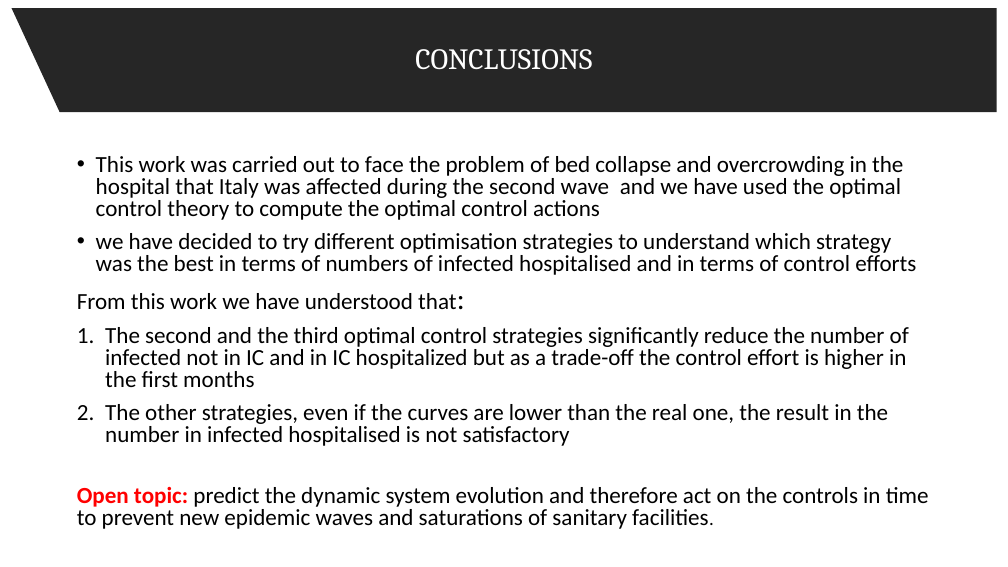
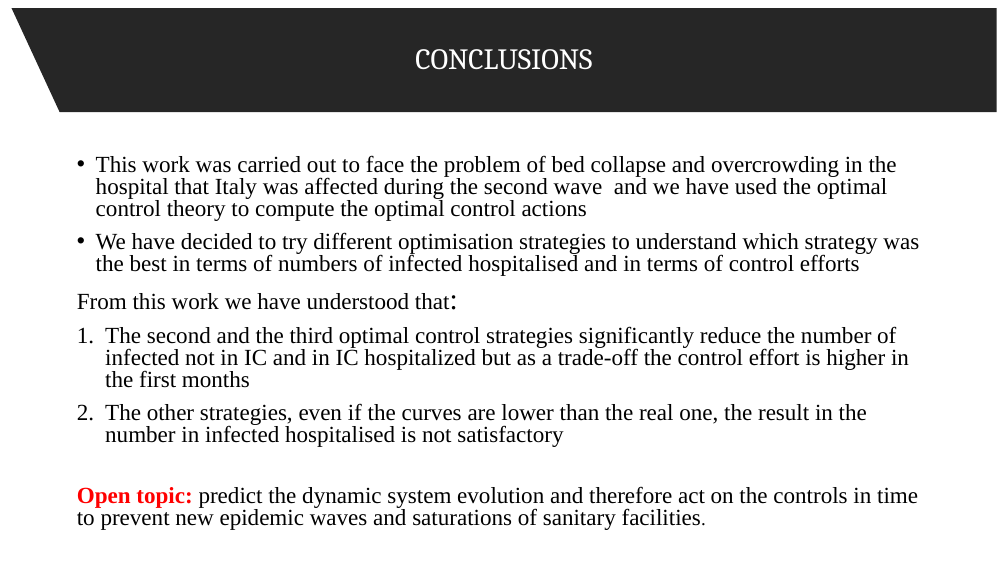
Before and after one commit to spbisc97/covid-optimal-control, a slide deck: slide 20 of PowerPoint/Optimal control strategies to prevent the hospital beds collapse during COVID-19 outbreak.pptx (slide 21 before the commit). Drawn at 1008x567 pixels with LibreOffice and Linux fonts; fonts in the diff are those of the drawing. Boxes give left, top, right and bottom in pixels: in the first picture for what was removed or moved away, otherwise in the second. Text is boxed around its words. In the diff, an @@ line names an element or a change of style, - is before the commit and + after.

```diff
--- a/PowerPoint/Optimal control strategies to prevent the hospital beds collapse during COVID-19 outbreak.pptx
+++ b/PowerPoint/Optimal control strategies to prevent the hospital beds collapse during COVID-19 outbreak.pptx
@@ text at (x1=77, y1=155, x2=918, y2=530): font Calibri to Times New Roman in "This work was carried out to face ...", "From this work we have understood that:", "The second and the third optimal control ...", "The other strategies, even if the curves ..." and 1 more places @@
@@ text at (x1=96, y1=232, x2=919, y2=276): text changed; font Calibri to Times New Roman @@
-• we have decided to try different optimisation strategies to understand which strategy was the best in terms of numbers of infected hospitalised and in terms of control efforts
+• We have decided to try different optimisation strategies to understand which strategy was the best in terms of numbers of infected hospitalised and in terms of control efforts
```
Also in this commit, not shown: 9 other slides changed, 3 slides removed, 1 other file.
